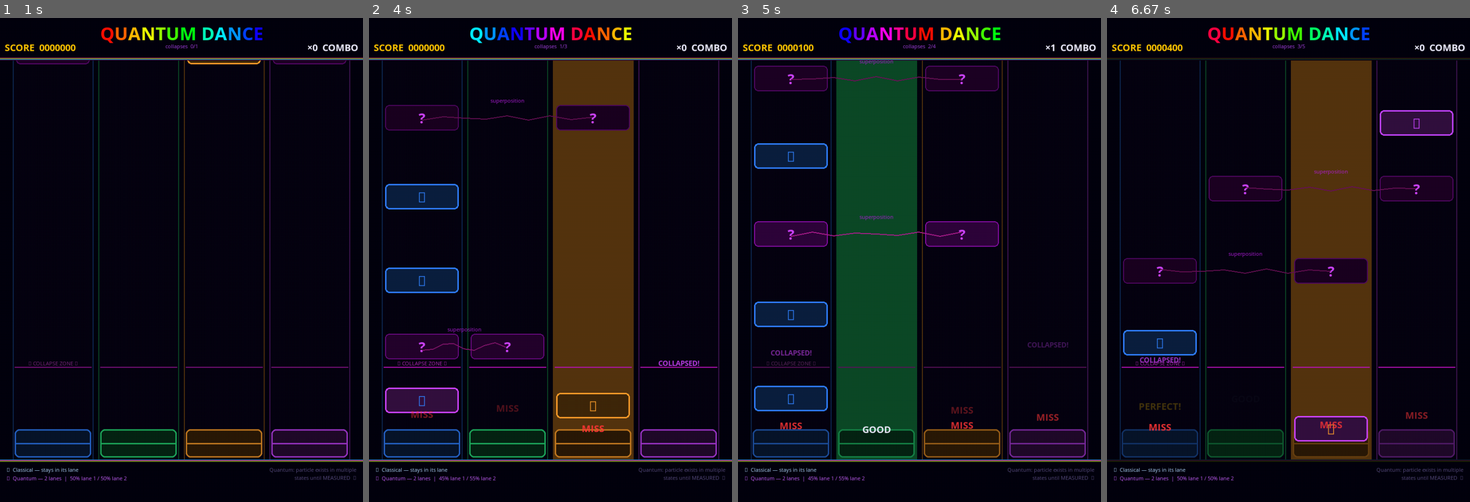
Above: before the commit, frames 1-4 (left to right).
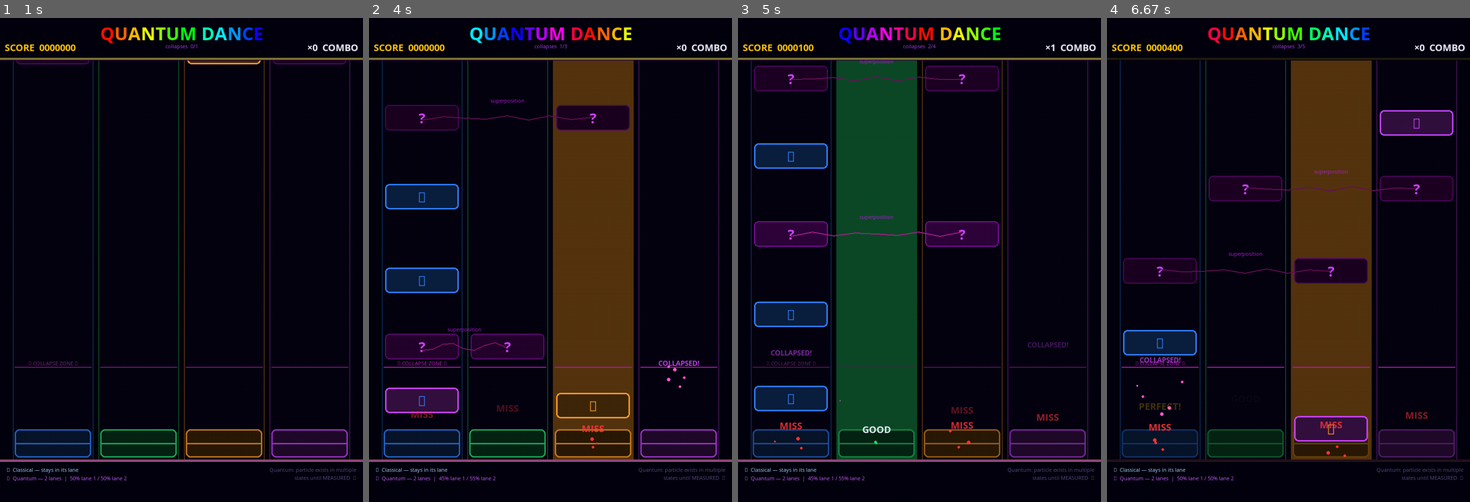
Above: after the commit, the same moments.

Repository: parzival1401/mobile_quantum-
Game: pygame game, started from dance_dance/quantum_optimized.py
Two runs of this game, one before a commit and one after it. Both use one fixed random seed, a clock stepped at 60 frames per second and the inputs below.
Inputs (mouse positions are in pixels of both pictures, inside the frame that each line leads up to):
- Up to frame 1 (1 s): type "ann" at 0.33 s; tap Enter at 0.67, 0.88 s
- Up to frame 2 (4 s): hold Up 1.22-1.68 s; move the mouse to (666, 245) at 1.25 s; hold Right 1.72-2.18 s; tap  at 1.87, 2.37, 3.27 s; hold Left 2.22-2.75 s; hold Down 2.78-3.08 s; hold Left 3.12-3.52 s; click "◆ COLLAPSE ZONE ◆" at 3.6 s; hold Up from 3.88 s (still down)
- Up to frame 3 (5 s): tap \ at 4.03 s; release Up at 4.25 s; hold Right 4.28-4.92 s; tap  at 4.43 s; hold Down from 4.95 s (still down)
- Up to frame 4 (6.67 s): tap  at 5.1, 6, 6.5 s; release Down at 5.32 s; hold Left 5.35-5.82 s; tap \ at 5.5 s; hold Right 5.85-6.32 s; hold Up 6.35-6.65 s

Frame 1 is identical in both runs. In frame 2, less than 0.1% of the frame differs, in the area x 60-88%, y 71-89%; in frame 3, less than 0.1%; in frame 4, less than 0.1%, in the area x 8-66%, y 74-91%.

Commit message:
Add lightweight particle bursts (Pi-efficient)
Cheap particles on hit / miss / early / quantum collapse / combo milestone:
- __slots__ on Particle, integer-only draw, plain draw.circle (no per-
  particle surfaces or alpha blending)
- hard cap of 40 particles per player via _spawn_burst() — mashing can't
  blow up the count
- smaller bursts in _LOW_PERF mode (4-5 vs 10-12)
- particles drawn under float text so PERFECT/MISS labels stay readable
- short lifetimes (14-28 frames), shrink to 1px near death instead of fading

Tuning constants at top of Particle section:
  _PARTICLE_MAX, _BURST_HIT, _BURST_MISS, _BURST_COLLAPSE

Co-Authored-By: Claude Opus 4.8 <noreply@anthropic.com>

Diff:
--- a/dance_dance/quantum_optimized.py
+++ b/dance_dance/quantum_optimized.py
@@ -946,25 +946,43 @@
 # ─────────────────────────────────────────────────────────────────────────────
 # Particle / FloatText  (surface-aware versions)
 # ─────────────────────────────────────────────────────────────────────────────
+# Lightweight particle tuning — kept cheap for Raspberry Pi:
+#  - integer math only, plain draw.circle (no per-particle surfaces/alpha)
+#  - hard cap on how many can exist per player at once
+#  - smaller bursts in _LOW_PERF mode
+_PARTICLE_MAX   = 40                     # hard cap per player
+_BURST_HIT      = 4 if _LOW_PERF else 10
+_BURST_MISS     = 3 if _LOW_PERF else 6
+_BURST_COLLAPSE = 5 if _LOW_PERF else 12
+
 class Particle:
+    __slots__ = ("x", "y", "vx", "vy", "life", "color", "size")
+
     def __init__(self, x, y, color, speed_scale=1.0):
         a  = random.uniform(0, math.tau)
-        sp = random.uniform(1.5, 6.0) * speed_scale
+        sp = random.uniform(1.5, 5.0) * speed_scale
         self.x, self.y   = float(x), float(y)
         self.vx, self.vy = math.cos(a) * sp, math.sin(a) * sp - 1.5
-        self.life     = random.randint(22, 48)
-        self.max_life = self.life
-        self.color    = color
-        self.size     = random.randint(2, 5)
+        self.life  = random.randint(14, 28)
+        self.color = color
+        self.size  = random.randint(2, 4)
 
     def update(self):
-        self.x += self.vx;  self.y += self.vy
-        self.vy += 0.18;    self.life -= 1
+        self.x += self.vx
+        self.y += self.vy
+        self.vy += 0.22          # gravity
+        self.life -= 1
 
     def draw(self, surf):
-        if self.life <= 0: return
-        pygame.draw.circle(surf, self.color,
-                           (int(self.x), int(self.y)), max(1, self.size))
+        # No alpha fade — just shrink the dot as it dies (cheaper than blending)
+        r = self.size if self.life > 6 else 1
+        pygame.draw.circle(surf, self.color, (int(self.x), int(self.y)), r)
+
+def _spawn_burst(plist, x, y, color, count, speed_scale=1.0):
+    """Add up to `count` particles, respecting the per-player hard cap."""
+    room = _PARTICLE_MAX - len(plist)
+    for _ in range(min(count, max(0, room))):
+        plist.append(Particle(x, y, color, speed_scale))
 
 
 class FloatText:
@@ -1031,6 +1049,7 @@
             self.last_milestone = 0
             self.miss_count += 1
             self.floats.append(FloatText("MISS", scx, TARGET_Y - 42, RED))
+            _spawn_burst(self.particles, scx, TARGET_Y, RED, _BURST_MISS)
             _play(SFX_MISS)
             return
 
@@ -1042,22 +1061,26 @@
                 self.score += 300 * max(1, self.combo // 5)
                 self.perfect_count += 1
                 self.floats.append(FloatText("PERFECT!", scx, TARGET_Y - 42, GOLD, F_MED))
+                _spawn_burst(self.particles, scx, TARGET_Y, LANE_C[lane], _BURST_HIT)
             else:
                 self.score += 100 * max(1, self.combo // 10)
                 self.good_count += 1
                 self.floats.append(FloatText("GOOD", scx, TARGET_Y - 42, WHITE))
+                _spawn_burst(self.particles, scx, TARGET_Y, LANE_C[lane], _BURST_MISS)
             for m in COMBO_MILESTONES:
                 if self.combo >= m and self.last_milestone < m:
                     self.last_milestone  = m
                     self.milestone_text  = f"COMBO  ×{m}!"
                     self.milestone_timer = 90
                     self.flash_timer     = 8
+                    _spawn_burst(self.particles, scx, TARGET_Y, GOLD, _BURST_COLLAPSE)
                     _play(SFX_MILESTONE)
         else:
             self.combo = 0
             self.last_milestone = 0
             self.miss_count += 1
             self.floats.append(FloatText("EARLY", scx, TARGET_Y - 42, (255, 180, 0)))
+            _spawn_burst(self.particles, scx, TARGET_Y, (255, 180, 0), _BURST_MISS)
             _play(SFX_MISS)
 
     def update(self, collapsed_outcomes: dict, dt: float):
@@ -1067,10 +1090,12 @@
             if note.just_collapsed:
                 cx = (_lcx(note.dropped_lane, self.ctx) if self.ctx
                       else lcx(note.dropped_lane))
+                ny = int(note.y) + NOTE_H // 2
                 self.floats.append(FloatText(
                     "COLLAPSED!", cx,
                     TARGET_Y - 42 + int(note.y - TARGET_Y) + NOTE_H // 2,
                     Q_PURPLE, F_SM))
+                _spawn_burst(self.particles, cx, ny, Q_WAVE, _BURST_COLLAPSE, 1.2)
                 _play(SFX_COLLAPSE)
             if note.just_missed:
                 self.combo = 0
@@ -1078,9 +1103,12 @@
                 self.miss_count += 1
                 miss_cx = (_lcx(note.lane, self.ctx) if self.ctx else lcx(note.lane))
                 self.floats.append(FloatText("MISS", miss_cx, TARGET_Y - 42, RED))
+                _spawn_burst(self.particles, miss_cx, TARGET_Y, RED, _BURST_MISS)
 
         self.notes[:]  = [n for n in self.notes  if n.alive]
         self.max_combo = max(self.max_combo, self.combo)
+        for p in self.particles: p.update()
+        self.particles[:] = [p for p in self.particles if p.life > 0]
         for f in self.floats: f.update()
         self.floats[:]    = [f for f in self.floats    if f.life > 0]
         for i in range(N_LANES):
@@ -1789,7 +1817,8 @@
         else:
             draw_classical(surf, note, ctx)
 
-    for f in ps.floats: f.draw(surf)
+    for p in ps.particles: p.draw(surf)
+    for f in ps.floats:    f.draw(surf)
 
     draw_top(surf, ps, ctx, label)
     draw_bottom(surf, ctx)
